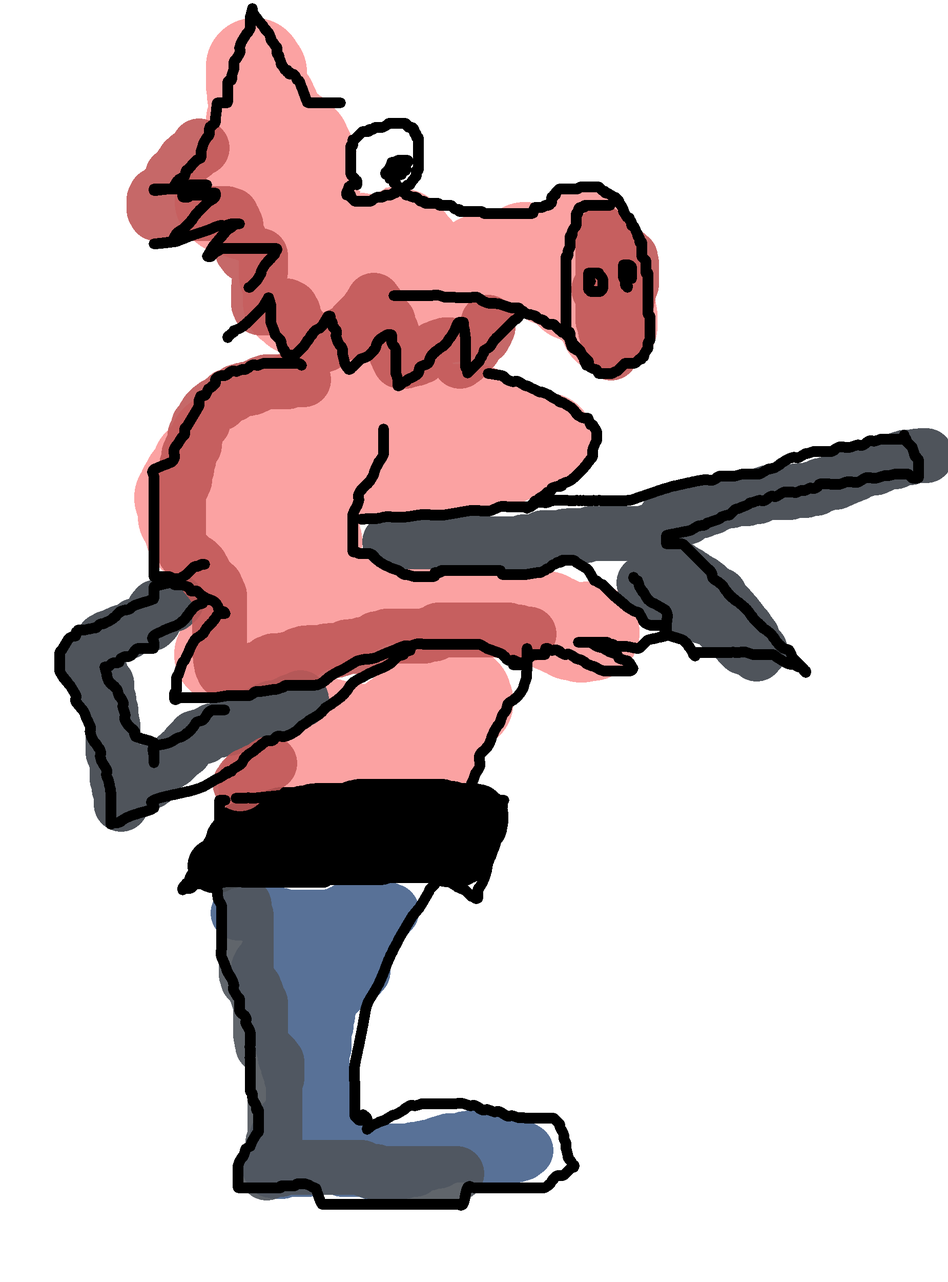
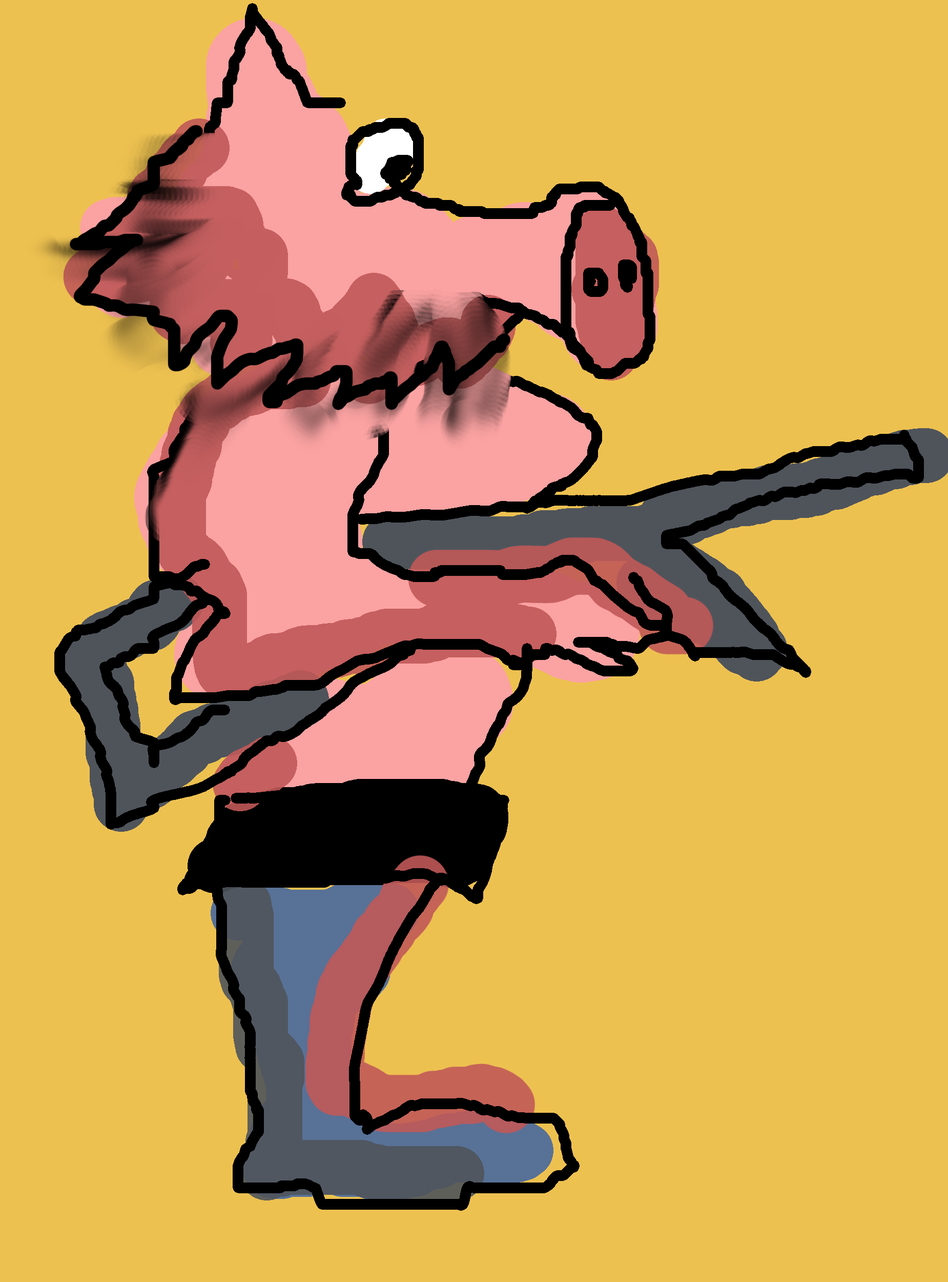
The second 948 x 1282 image is a revision of the first. Changes to its layers:
painted on "drawing" over [25, 124, 512, 542]
painted on "shad" over [63, 207, 715, 1134]
painted on "drawing #1" over [79, 193, 281, 376]
showed "bg-help" over [0, 0, 948, 1282]
